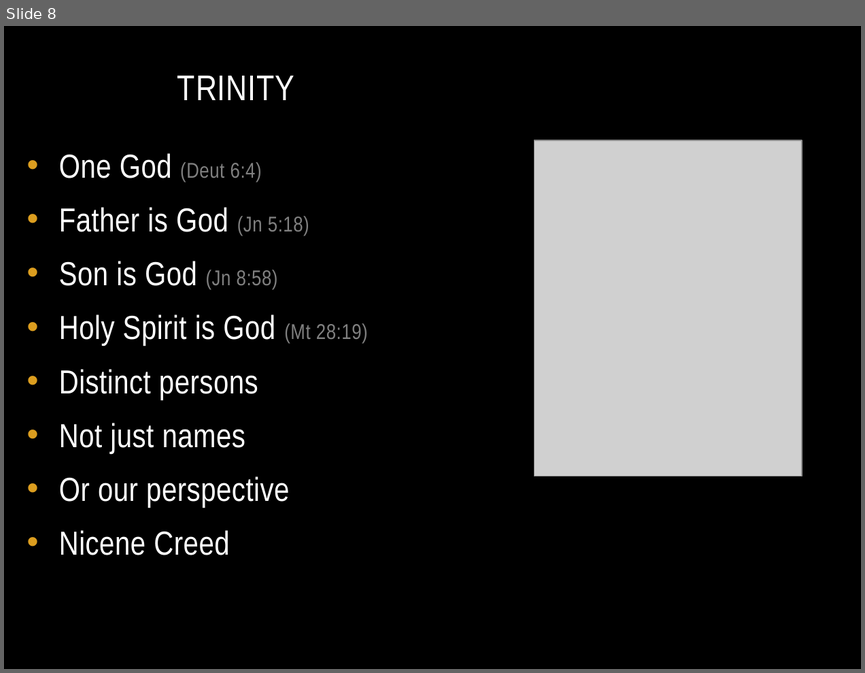
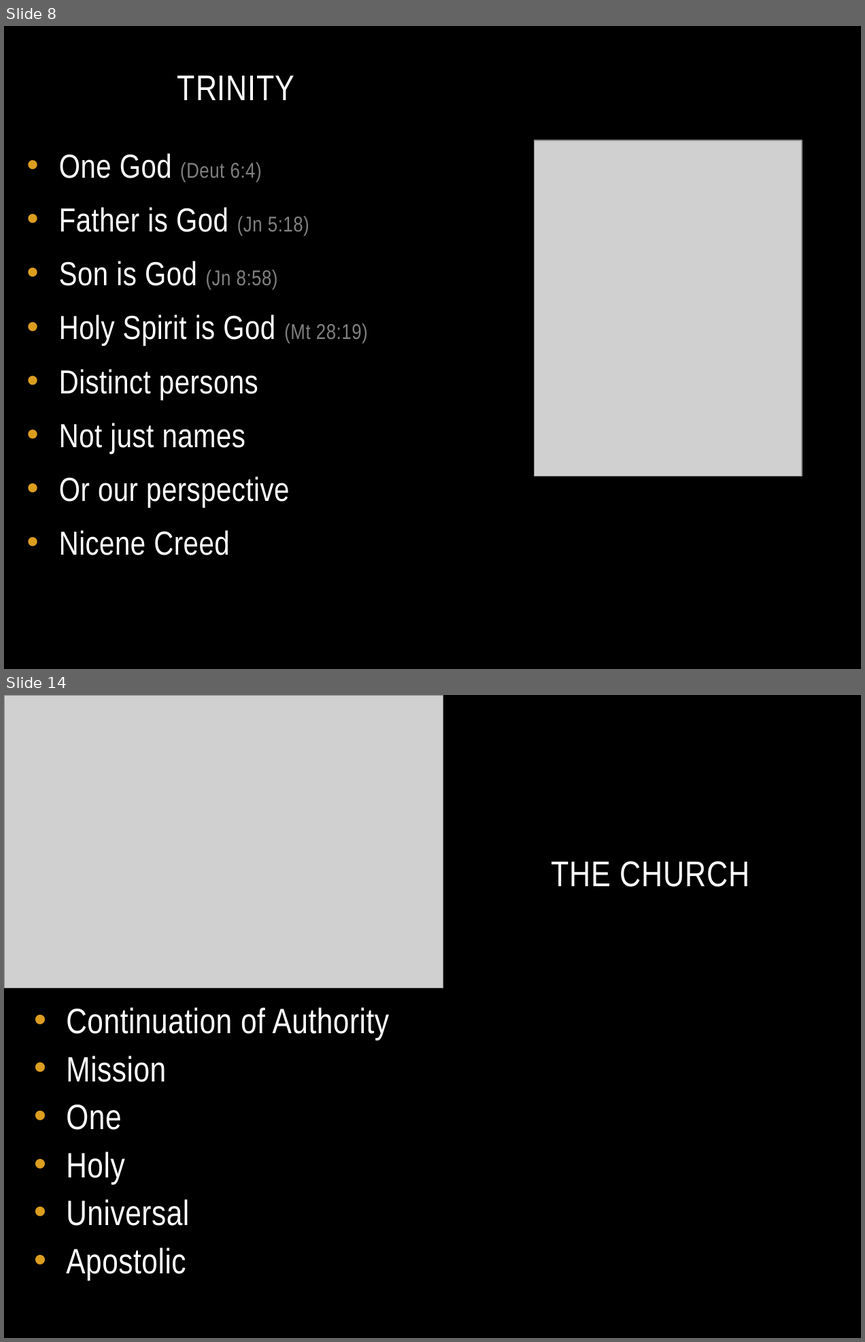
Before and after one commit to chadmyers/junkdrawer, a slide deck: adultconfirmation/theologicalbasics.pptx. Shown one above the other, each under a label of ours: slide 8 before the commit, slides 8 and 14 after it; the slides between them are not shown. The pictures are 865x673 and 865x1342 pixels, drawn with LibreOffice and Linux fonts; fonts in the diff are those of the drawing; grey boxes stand for pictures. Boxes give left, top, right and bottom in pixels: in the first picture for what was removed or moved away, otherwise in the second. Text is boxed around its words. In the diff, an @@ line names an element or a change of style, - is before the commit and + after.

```diff
--- a/adultconfirmation/theologicalbasics.pptx
+++ b/adultconfirmation/theologicalbasics.pptx
@@ slide 14 added at [4, 695, 861, 1338], background #000000 @@
@@ picture added at [4, 695, 443, 988] @@
@@ title added at [551, 861, 750, 887], 30 pt, text #FFFFFF @@
+THE CHURCH
@@ text added at [66, 1007, 390, 1280], 29.6 pt, text #FFFFFF @@
+• Continuation of Authority
+• Mission
+• One
+• Holy
+• Universal
+• Apostolic
```
Also in this commit, not shown: 3 slides changed, 10 other slides added.
